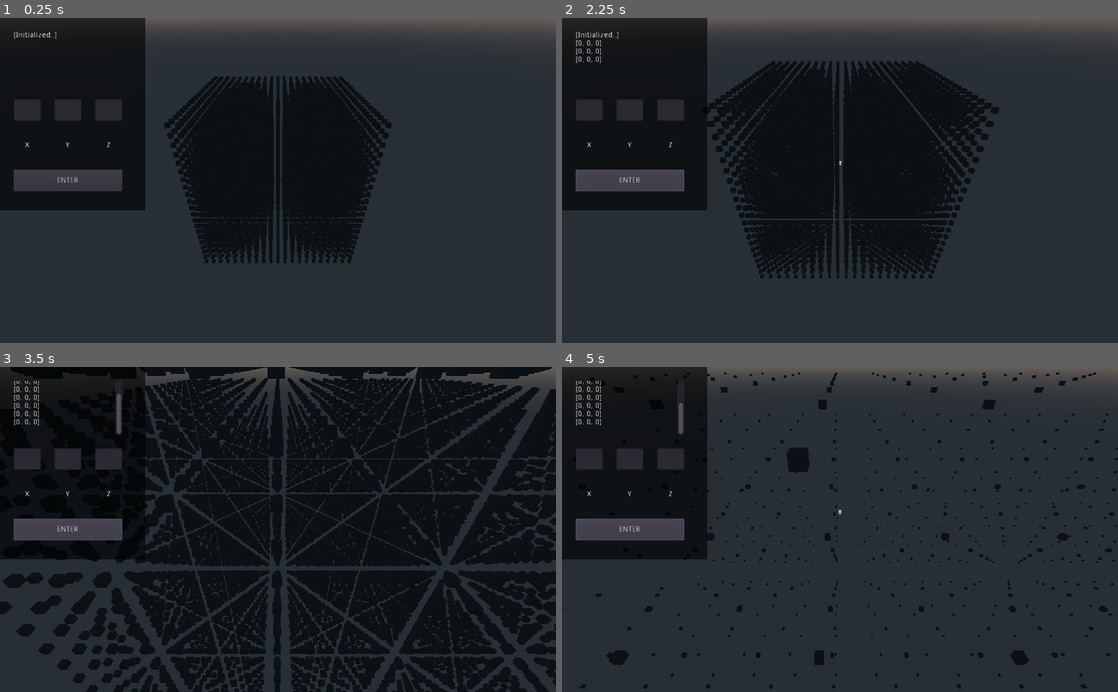
Above: before the commit, frames 1-4 (two rows, left to right).
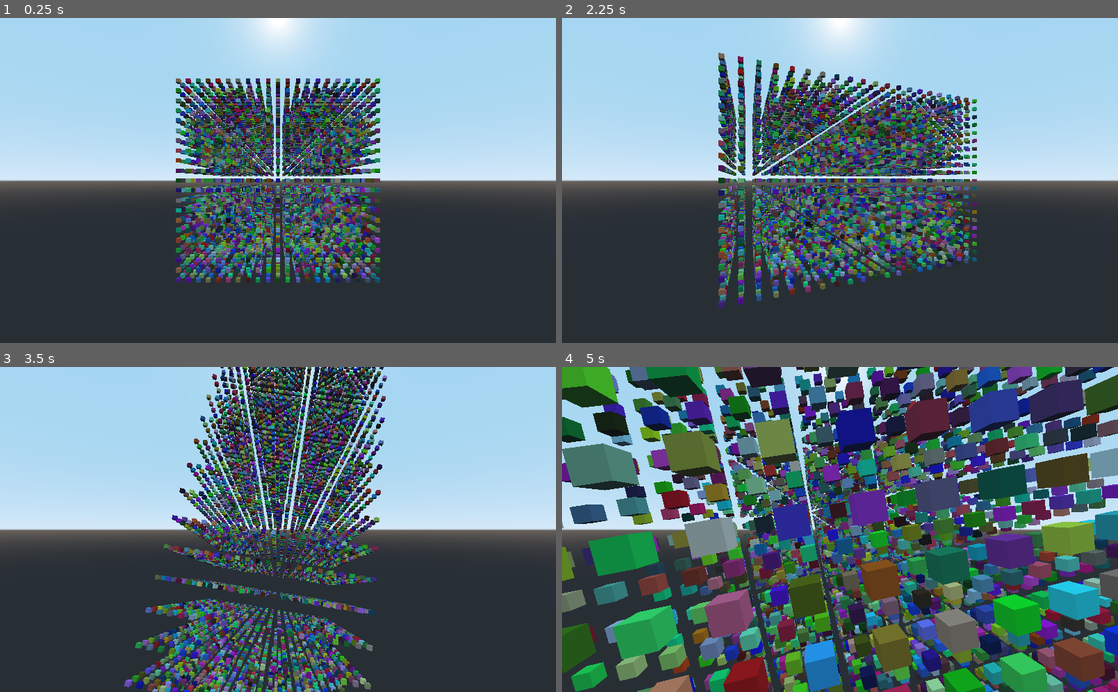
Above: after the commit, the same moments.

Repository: OsakiTsukiko/points
Game: Godot game, scene res://Main.tscn
Same seed, same stepped clock (60 frames per second), same inputs: the game is played once before the commit and once after it.
Inputs (mouse positions are in pixels of both pictures, inside the frame that each line leads up to):
- Up to frame 1 (0.25 s): no input
- Up to frame 2 (2.25 s): click (628, 180) at 0.5 s, where only the run before the commit has a clickable "ENTER"; click (628, 180) at 1.25 s, where only the run before the commit has a clickable "ENTER"; tap Enter (ui_accept) at 2 s; hold Right (ui_right) from 2.03 s (still down); hold Keypad 7 (cubes_1, bound only after the commit) from 2.03 s (still down)
- Up to frame 3 (3.5 s): tap Enter (ui_accept) at 2.27, 2.57, 3.02, 3.05, 3.32 s; tap Keypad 8 (cubes_2, bound only after the commit) at 2.3, 2.85 s; release Right (ui_right) at 2.78 s; release Keypad 7 (cubes_1, bound only after the commit) at 2.78 s; hold Down (ui_down) from 2.78 s (still down)
- Up to frame 4 (5 s): release Down (ui_down) at 3.53 s; hold Right (ui_right) 3.53-4.28 s; hold Enter (ui_accept) 3.53-4.28 s; tap Keypad 7 (cubes_1, bound only after the commit) at 3.8, 4.35 s; hold Up (ui_up) from 4.28 s (still down); tap Enter (ui_accept) at 4.52, 4.82 s; tap Keypad 8 (cubes_2, bound only after the commit) at 4.55 s

The runs differ from the first frame. In frame 1, 62% of the frame differs, in the area x 0-100%, y 0-82%; in frame 2, 65%; in frame 3, 82%; in frame 4, 86%, in the area x 0-100%, y 0-100%.

Commit message:
Vector3?

Diff:
--- a/Main.gd
+++ b/Main.gd
@@ -9,8 +9,6 @@
 onready var cubes = $Cubes
 
 const SPACE = 5
-var squares = []
-var index = 0
 
 func _ready():
 	logger.text = "[Initialized..]\n"
@@ -23,7 +21,7 @@
 #				squares.push_back(instance)
 
 				var mat = SpatialMaterial.new()
-				var color = Color(0,0,0,1)
+				var color = Color(randf(),randf(),randf(),1)
 				mat.albedo_color = color
 				instance.material_override = mat
 
@@ -33,18 +31,32 @@
 	pass
 
 func _physics_process(delta):
-	if ( Input.is_action_pressed("ui_accept") ):
+	# Rotate
+	if ( Input.is_action_pressed("ui_right") ):
+		cubes.rotate(Vector3( 0, 1, 0 ), PI/100)
+	if ( Input.is_action_pressed("ui_left") ):
+		cubes.rotate(Vector3( 0, -1, 0 ), PI/100)
+	if ( Input.is_action_pressed("ui_up") ):
+		cubes.rotate(Vector3( -1, 0, 0 ), PI/100)
+	if ( Input.is_action_pressed("ui_down") ):
+		cubes.rotate(Vector3( 1, 0, 0 ), PI/100)
+
+	# Explode?
+	if ( Input.is_action_pressed("cubes_1") ):
 		for i in cubes.get_children():
-			i.translate(Vector3(i.translation[0] + 1, i.translation[1] + 1, i.translation[2] + 1))
-#			i.translate(Vector3(x * SPACE, y * SPACE, z * SPACE))
+			i.translate(Vector3(i.translation[0], 0, 0))
+	if ( Input.is_action_pressed("cubes_2") ):
+		for i in cubes.get_children():
+			i.translate(Vector3(-i.translation[0], 0, 0))
 	pass
 
 func _enter_btn_pressed():
-	var coords = {
-		"x": int(x_inp.text),
-		"y": int(y_inp.text),
-		"z": int(z_inp.text)
-	}
+	var coords = Vector3(
+		int(x_inp.text),
+		int(y_inp.text),
+		int(z_inp.text)
+	)
+
 	logger.text += "[" + String(coords.x) + ", " + String(coords.y) + ", " + String(coords.z) + "]\n"
 	var instance = point_scene.instance()
 	instance.translate(Vector3(coords.x, coords.y, coords.z))
--- a/Main.tscn
+++ b/Main.tscn
@@ -9,16 +9,18 @@
 script = ExtResource( 1 )
 
 [node name="Camera" type="Camera" parent="."]
-transform = Transform( 1, 0, 0, 0, 0.815946, 0.578128, 0, -0.578128, 0.815946, 0, 2.71239, 4.50707 )
+transform = Transform( 1, 0, 0, 0, 1, 0, 0, 0, 1, 0, 0, 5 )
 
 [node name="CanvasLayer" type="CanvasLayer" parent="."]
 
 [node name="Background" type="Sprite" parent="CanvasLayer"]
+visible = false
 position = Vector2( 124.375, 171.375 )
 scale = Vector2( 1.25661, 1.61784 )
 texture = ExtResource( 2 )
 
 [node name="log" type="RichTextLabel" parent="CanvasLayer"]
+visible = false
 material = SubResource( 1 )
 margin_left = 25.0
 margin_top = 25.0
@@ -28,24 +30,28 @@
 scroll_following = true
 
 [node name="x" type="TextEdit" parent="CanvasLayer"]
+visible = false
 margin_left = 25.0
 margin_top = 150.0
 margin_right = 75.0
 margin_bottom = 190.0
 
 [node name="y" type="TextEdit" parent="CanvasLayer"]
+visible = false
 margin_left = 100.0
 margin_top = 150.0
 margin_right = 150.0
 margin_bottom = 190.0
 
 [node name="z" type="TextEdit" parent="CanvasLayer"]
+visible = false
 margin_left = 175.0
 margin_top = 150.0
 margin_right = 225.0
 margin_bottom = 190.0
 
 [node name="label_x" type="Label" parent="CanvasLayer"]
+visible = false
 margin_left = 25.0
 margin_top = 215.0
 margin_right = 75.0
@@ -55,6 +61,7 @@
 valign = 1
 
 [node name="label_y" type="Label" parent="CanvasLayer"]
+visible = false
 margin_left = 100.0
 margin_top = 215.0
 margin_right = 150.0
@@ -64,6 +71,7 @@
 valign = 1
 
 [node name="label_z" type="Label" parent="CanvasLayer"]
+visible = false
 margin_left = 175.0
 margin_top = 215.0
 margin_right = 225.0
@@ -73,10 +81,11 @@
 valign = 1
 
 [node name="Enter" type="Button" parent="CanvasLayer"]
+visible = false
 margin_left = 25.0
 margin_top = 280.0
 margin_right = 225.0
 margin_bottom = 320.0
 text = "ENTER"
 
-[node name="Cubes" type="Node" parent="."]
+[node name="Cubes" type="Spatial" parent="."]
--- a/project.godot
+++ b/project.godot
@@ -14,6 +14,52 @@
 run/main_scene="res://Main.tscn"
 config/icon="res://icon.png"
 
+[input]
+
+ui_left={
+"deadzone": 0.5,
+"events": [ Object(InputEventKey,"resource_local_to_scene":false,"resource_name":"","device":0,"alt":false,"shift":false,"control":false,"meta":false,"command":false,"pressed":false,"scancode":16777231,"physical_scancode":0,"unicode":0,"echo":false,"script":null)
+, Object(InputEventJoypadButton,"resource_local_to_scene":false,"resource_name":"","device":0,"button_index":14,"pressure":0.0,"pressed":false,"script":null)
+, Object(InputEventKey,"resource_local_to_scene":false,"resource_name":"","device":0,"alt":false,"shift":false,"control":false,"meta":false,"command":false,"pressed":false,"scancode":65,"physical_scancode":0,"unicode":0,"echo":false,"script":null)
+ ]
+}
+ui_right={
+"deadzone": 0.5,
+"events": [ Object(InputEventKey,"resource_local_to_scene":false,"resource_name":"","device":0,"alt":false,"shift":false,"control":false,"meta":false,"command":false,"pressed":false,"scancode":16777233,"physical_scancode":0,"unicode":0,"echo":false,"script":null)
+, Object(InputEventJoypadButton,"resource_local_to_scene":false,"resource_name":"","device":0,"button_index":15,"pressure":0.0,"pressed":false,"script":null)
+, Object(InputEventKey,"resource_local_to_scene":false,"resource_name":"","device":0,"alt":false,"shift":false,"control":false,"meta":false,"command":false,"pressed":false,"scancode":68,"physical_scancode":0,"unicode":0,"echo":false,"script":null)
+ ]
+}
+ui_up={
+"deadzone": 0.5,
+"events": [ Object(InputEventKey,"resource_local_to_scene":false,"resource_name":"","device":0,"alt":false,"shift":false,"control":false,"meta":false,"command":false,"pressed":false,"scancode":16777232,"physical_scancode":0,"unicode":0,"echo":false,"script":null)
+, Object(InputEventJoypadButton,"resource_local_to_scene":false,"resource_name":"","device":0,"button_index":12,"pressure":0.0,"pressed":false,"script":null)
+, Object(InputEventKey,"resource_local_to_scene":false,"resource_name":"","device":0,"alt":false,"shift":false,"control":false,"meta":false,"command":false,"pressed":false,"scancode":87,"physical_scancode":0,"unicode":0,"echo":false,"script":null)
+ ]
+}
+ui_down={
+"deadzone": 0.5,
+"events": [ Object(InputEventKey,"resource_local_to_scene":false,"resource_name":"","device":0,"alt":false,"shift":false,"control":false,"meta":false,"command":false,"pressed":false,"scancode":16777234,"physical_scancode":0,"unicode":0,"echo":false,"script":null)
+, Object(InputEventJoypadButton,"resource_local_to_scene":false,"resource_name":"","device":0,"button_index":13,"pressure":0.0,"pressed":false,"script":null)
+, Object(InputEventKey,"resource_local_to_scene":false,"resource_name":"","device":0,"alt":false,"shift":false,"control":false,"meta":false,"command":false,"pressed":false,"scancode":83,"physical_scancode":0,"unicode":0,"echo":false,"script":null)
+ ]
+}
+ui_end={
+"deadzone": 0.5,
+"events": [ Object(InputEventKey,"resource_local_to_scene":false,"resource_name":"","device":0,"alt":false,"shift":false,"control":false,"meta":false,"command":false,"pressed":false,"scancode":16777230,"physical_scancode":0,"unicode":0,"echo":false,"script":null)
+ ]
+}
+cubes_1={
+"deadzone": 0.5,
+"events": [ Object(InputEventKey,"resource_local_to_scene":false,"resource_name":"","device":0,"alt":false,"shift":false,"control":false,"meta":false,"command":false,"pressed":false,"scancode":16777357,"physical_scancode":0,"unicode":0,"echo":false,"script":null)
+ ]
+}
+cubes_2={
+"deadzone": 0.5,
+"events": [ Object(InputEventKey,"resource_local_to_scene":false,"resource_name":"","device":0,"alt":false,"shift":false,"control":false,"meta":false,"command":false,"pressed":false,"scancode":16777358,"physical_scancode":0,"unicode":0,"echo":false,"script":null)
+ ]
+}
+
 [physics]
 
 common/enable_pause_aware_picking=true
